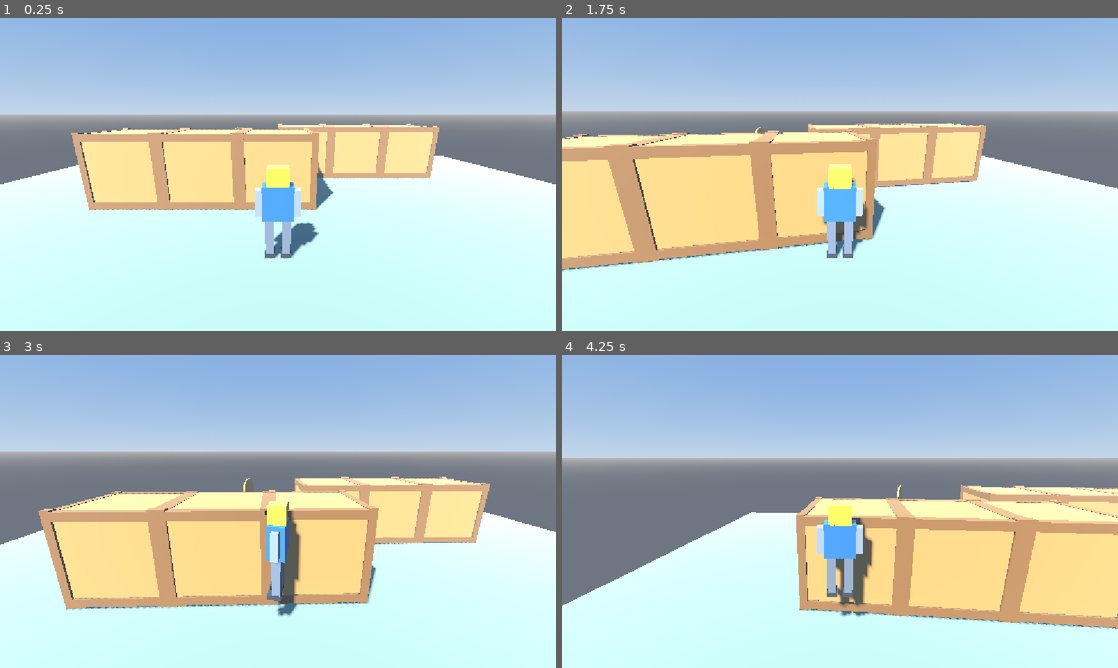
Above: before the commit, frames 1-4 (two rows, left to right).
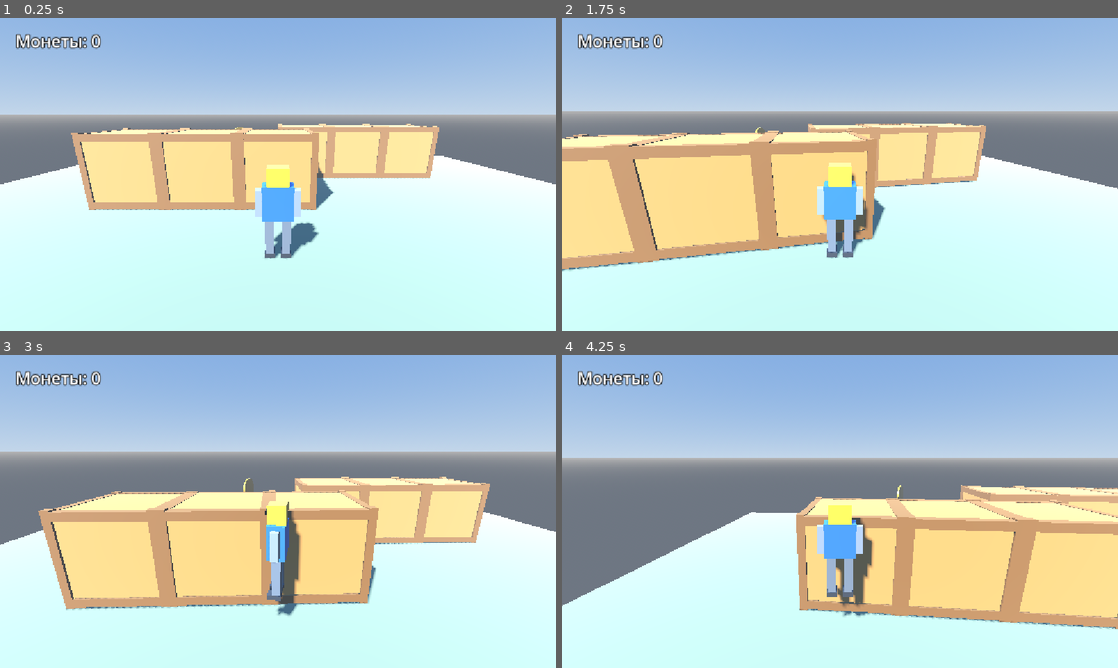
Above: after the commit, the same moments.

Repository: JERCYQUE/3d-ai-game
Game: Godot game, scene res://main_3d.tscn
The game is run twice, just before and just after one commit, with the same random seed, the same clock (stepped at 60 frames per second) and the same inputs.
Inputs (mouse positions are in pixels of both pictures, inside the frame that each line leads up to):
- Up to frame 1 (0.25 s): no input
- Up to frame 2 (1.75 s): tap Enter at 0.5 s; move the mouse to (834, 180) at 0.52 s; hold W (move_forward) from 0.53 s (still down); tap Space (jump) at 0.6, 0.77, 1.07, 1.35, 1.52 s; click (834, 180) at 0.67 s; move the mouse to (878, 177) at 1.27 s; click (878, 177) at 1.42 s
- Up to frame 3 (3 s): tap Space (jump) at 1.82, 2.1, 2.85 s; move the mouse to (233, 508) at 2.02 s; click (233, 508) at 2.17 s; move the mouse to (283, 511) at 2.77 s; release W (move_forward) at 2.78 s; hold A (move_left) from 2.78 s (still down); click (283, 511) at 2.92 s
- Up to frame 4 (4.25 s): tap Space (jump) at 3.02, 3.32, 3.6, 3.77, 4.07 s; move the mouse to (817, 505) at 3.52 s; release A (move_left) at 3.53 s; hold W (move_forward) from 3.53 s (still down); click (817, 505) at 3.67 s

The runs differ from the first frame. In frame 1, 0.5% of the frame differs, in the area x 2-19%, y 5-10%; in frame 2, 0.7%, in the area x 2-55%, y 5-77%; in frame 3, 0.5%; in frame 4, 0.6%.

Commit message:
feat: collectible coin, HUD counter, win banner and walk bob
- coin.gd: Area3D pickup, collected signal, queue_free on player contact
- game.gd: coin counter, HUD label, victory banner, pickup sound
- main_3d.tscn: CanvasLayer UI (score + victory labels), AudioStreamPlayer,
  sphere pickup area, player added to the 'player' group
- player_3d.gd: walk bob (5.5 cm sine) while moving on the ground
- sounds/coin.wav copied from the 2D game
- docs/victory.png

Diff:
--- a/main_3d.tscn
+++ b/main_3d.tscn
@@ -1,9 +1,11 @@
 [gd_scene format=3 uid="uid://jt3vcblnxgep"]
 
+[ext_resource type="Script" uid="uid://dri7v2xts1au4" path="res://scripts/game.gd" id="1_8jj3j"]
 [ext_resource type="PackedScene" uid="uid://dk8x7aa5yuxfp" path="res://player_3d.tscn" id="1_player"]
 [ext_resource type="PackedScene" uid="uid://bcsd681xfdsd0" path="res://models/obstacle.glb" id="2_nrwyk"]
 [ext_resource type="Script" uid="uid://ccmf56vx32pow" path="res://scripts/coin.gd" id="3_2wc1w"]
 [ext_resource type="Material" uid="uid://c1kvuwt0bewa5" path="res://materials/coin_gold.tres" id="4_8jj3j"]
+[ext_resource type="AudioStream" uid="uid://djdeyco76pq33" path="res://sounds/coin.wav" id="6_xofcu"]
 
 [sub_resource type="ProceduralSkyMaterial" id="ProceduralSkyMaterial_sky"]
 sky_top_color = Color(0.25, 0.45, 0.78, 1)
@@ -58,7 +60,11 @@
 height = 0.08
 radial_segments = 32
 
+[sub_resource type="SphereShape3D" id="SphereShape3D_vipva"]
+radius = 0.6
+
 [node name="Main3D" type="Node3D" unique_id=1528576449]
+script = ExtResource("1_8jj3j")
 
 [node name="Sun" type="DirectionalLight3D" parent="." unique_id=1935361615]
 transform = Transform3D(0.8660254, 0.38302222, -0.32139382, 0, 0.64278764, 0.76604444, 0.5, -0.66341394, 0.5566704, 0, 6, 0)
@@ -79,7 +85,7 @@
 [node name="CollisionShape3D" type="CollisionShape3D" parent="Floor" unique_id=456902273]
 shape = SubResource("BoxShape3D_floor")
 
-[node name="Player" parent="." unique_id=686785173 instance=ExtResource("1_player")]
+[node name="Player" parent="." unique_id=686785173 groups=["player"] instance=ExtResource("1_player")]
 transform = Transform3D(1, 0, 0, 0, 1, 0, 0, 0, 1, 0, 0.1, 0)
 
 [node name="Wall1" type="StaticBody3D" parent="." unique_id=538348586]
@@ -144,3 +150,50 @@
 transform = Transform3D(1, 0, 0, 0, -4.371139e-08, -1, 0, 1, -4.371139e-08, 0, 0, 0)
 material_override = ExtResource("4_8jj3j")
 mesh = SubResource("CylinderMesh_238tj")
+
+[node name="PickupArea" type="Area3D" parent="Coin" unique_id=1771665246]
+
+[node name="CollisionShape3D" type="CollisionShape3D" parent="Coin/PickupArea" unique_id=1369320101]
+shape = SubResource("SphereShape3D_vipva")
+
+[node name="UI" type="CanvasLayer" parent="." unique_id=525502657]
+
+[node name="Hud" type="Control" parent="UI" unique_id=1160489835]
+layout_mode = 3
+anchors_preset = 15
+anchor_right = 1.0
+anchor_bottom = 1.0
+mouse_filter = 2
+
+[node name="ScoreLabel" type="Label" parent="UI/Hud" unique_id=2018632377]
+layout_mode = 0
+offset_left = 32.0
+offset_top = 24.0
+offset_right = 520.0
+offset_bottom = 90.0
+theme_override_colors/font_outline_color = Color(0.101960786, 0.101960786, 0.101960786, 1)
+theme_override_constants/outline_size = 8
+theme_override_font_sizes/font_size = 34
+text = "Монеты: 0"
+
+[node name="VictoryLabel" type="Label" parent="UI/Hud" unique_id=1099055758]
+visible = false
+layout_mode = 0
+anchor_left = 0.5
+anchor_top = 0.5
+anchor_right = 0.5
+anchor_bottom = 0.5
+offset_left = -500.0
+offset_top = -260.0
+offset_right = 500.0
+offset_bottom = -20.0
+theme_override_colors/font_color = Color(1, 0.8352941, 0.2901961, 1)
+theme_override_colors/font_outline_color = Color(0.101960786, 0.101960786, 0.101960786, 1)
+theme_override_constants/outline_size = 14
+theme_override_font_sizes/font_size = 120
+text = "Победа!"
+horizontal_alignment = 1
+vertical_alignment = 1
+
+[node name="CoinSound" type="AudioStreamPlayer" parent="." unique_id=105098183]
+stream = ExtResource("6_xofcu")
--- a/scripts/coin.gd
+++ b/scripts/coin.gd
@@ -1,7 +1,24 @@
 extends Node3D
-## Spinning collectible coin.
+## Spinning collectible coin. Disappears when the player walks into it.
+
+signal collected
 
 @export var spin_speed: float = 2.5
 
+@onready var _pickup: Area3D = $PickupArea
+
+
+func _ready() -> void:
+	add_to_group("coin")
+	_pickup.body_entered.connect(_on_body_entered)
+
+
 func _process(delta: float) -> void:
 	rotate_y(spin_speed * delta)
+
+
+func _on_body_entered(body: Node3D) -> void:
+	if not body.is_in_group("player"):
+		return
+	collected.emit()
+	queue_free()
--- /dev/null
+++ b/scripts/game.gd
@@ -0,0 +1,32 @@
+extends Node3D
+## Level state: coin counter, HUD text and the win banner.
+
+@onready var _score_label: Label = $UI/Hud/ScoreLabel
+@onready var _victory_label: Label = $UI/Hud/VictoryLabel
+@onready var _coin_sound: AudioStreamPlayer = $CoinSound
+
+var coins_collected: int = 0
+var victory: bool = false
+## How many times the pickup sound was triggered (handy for tests).
+var sfx_count: int = 0
+
+
+func _ready() -> void:
+	_victory_label.visible = false
+	_update_hud()
+	for coin in get_tree().get_nodes_in_group("coin"):
+		coin.collected.connect(_on_coin_collected)
+
+
+func _on_coin_collected() -> void:
+	coins_collected += 1
+	_coin_sound.play()
+	sfx_count += 1
+	_update_hud()
+	if not victory:
+		victory = true
+		_victory_label.visible = true
+
+
+func _update_hud() -> void:
+	_score_label.text = "Монеты: %d" % coins_collected
--- a/scripts/player_3d.gd
+++ b/scripts/player_3d.gd
@@ -1,7 +1,11 @@
 extends CharacterBody3D
 ## Third-person character controller.
 ## Mouse-look camera (SpringArm3D) that collides with the level, wheel zoom,
-## gravity, camera-relative WASD, smooth turn toward movement, Space to jump.
+## gravity, camera-relative WASD, smooth turn toward movement, Space to jump
+## and a walk bob so the robot steps instead of sliding.
+
+const BOB_AMPLITUDE: float = 0.055
+const BOB_SPEED: float = 9.0
 
 @export var move_speed: float = 5.0
 @export var acceleration: float = 14.0
@@ -20,6 +24,7 @@
 @onready var _gravity: float = ProjectSettings.get_setting("physics/3d/default_gravity", 9.8)
 
 var _pitch: float = -15.0
+var _bob_time: float = 0.0
 
 
 func _ready() -> void:
@@ -57,6 +62,7 @@
 	_handle_jump()
 	_apply_movement(delta)
 	move_and_slide()
+	_animate_visual(delta)
 
 
 func _apply_gravity(delta: float) -> void:
@@ -91,6 +97,18 @@
 	_visual.rotation.y = lerp_angle(_visual.rotation.y, target_yaw, weight)
 
 
+## Walk bob: the model rises and falls while it moves on the ground,
+## and settles back to zero when it stops or is airborne.
+func _animate_visual(delta: float) -> void:
+	var speed: float = Vector2(velocity.x, velocity.z).length()
+	if is_on_floor() and speed > 0.4:
+		_bob_time += delta * BOB_SPEED * clampf(speed / move_speed, 0.35, 1.0)
+		_visual.position.y = sin(_bob_time) * BOB_AMPLITUDE
+	else:
+		_bob_time = 0.0
+		_visual.position.y = lerpf(_visual.position.y, 0.0, clampf(delta * 12.0, 0.0, 1.0))
+
+
 ## Turns the 2D input into a world direction using the camera's yaw,
 ## so W always walks where the camera looks.
 func _camera_relative(input_dir: Vector2) -> Vector3:
Binary file added: docs/victory.png
Not shown, added: models/player_robot.blend.import
Not shown, added: scripts/game.gd.uid
Not shown, added: sounds/coin.wav.import
Not shown, added: sounds/coin.wav
